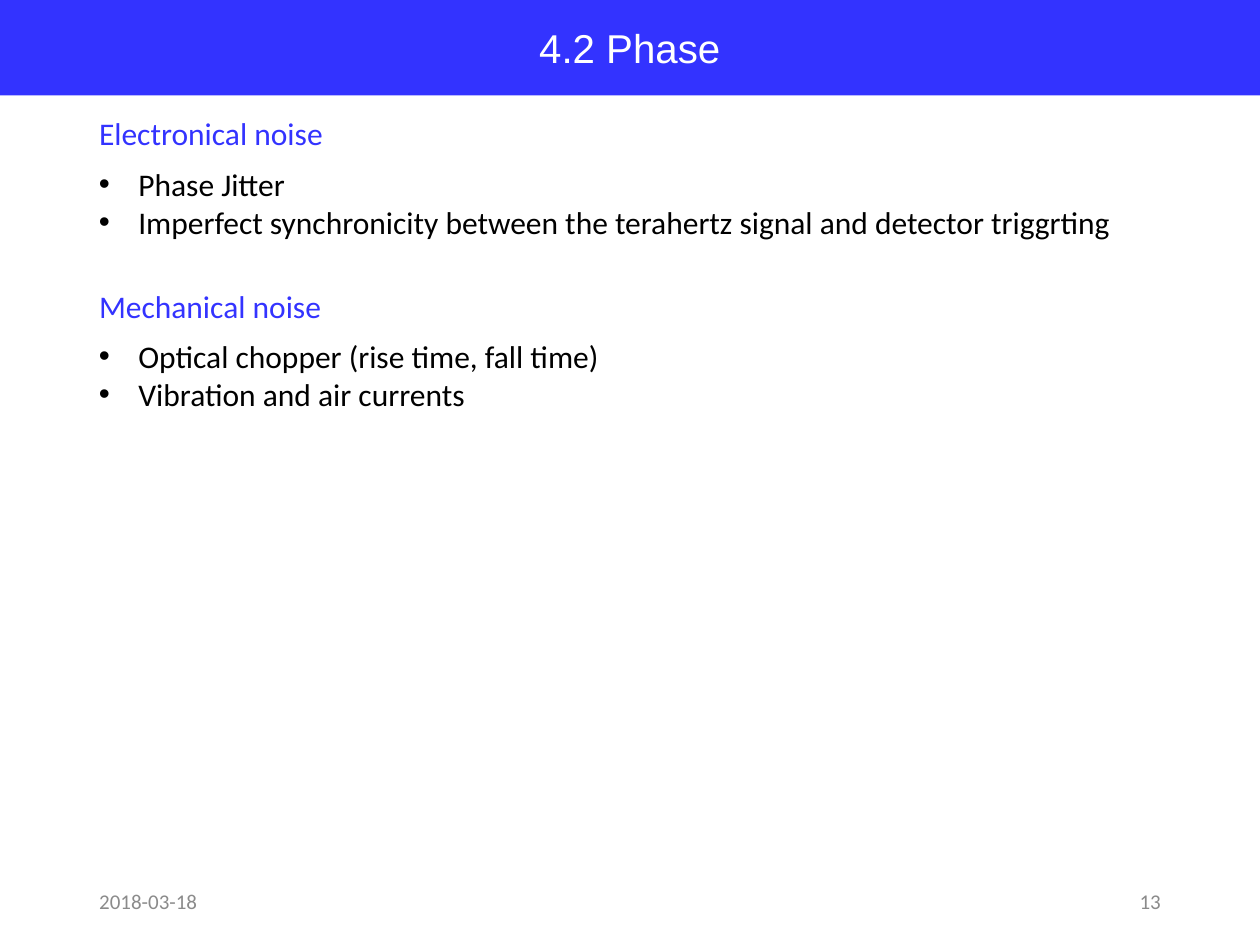
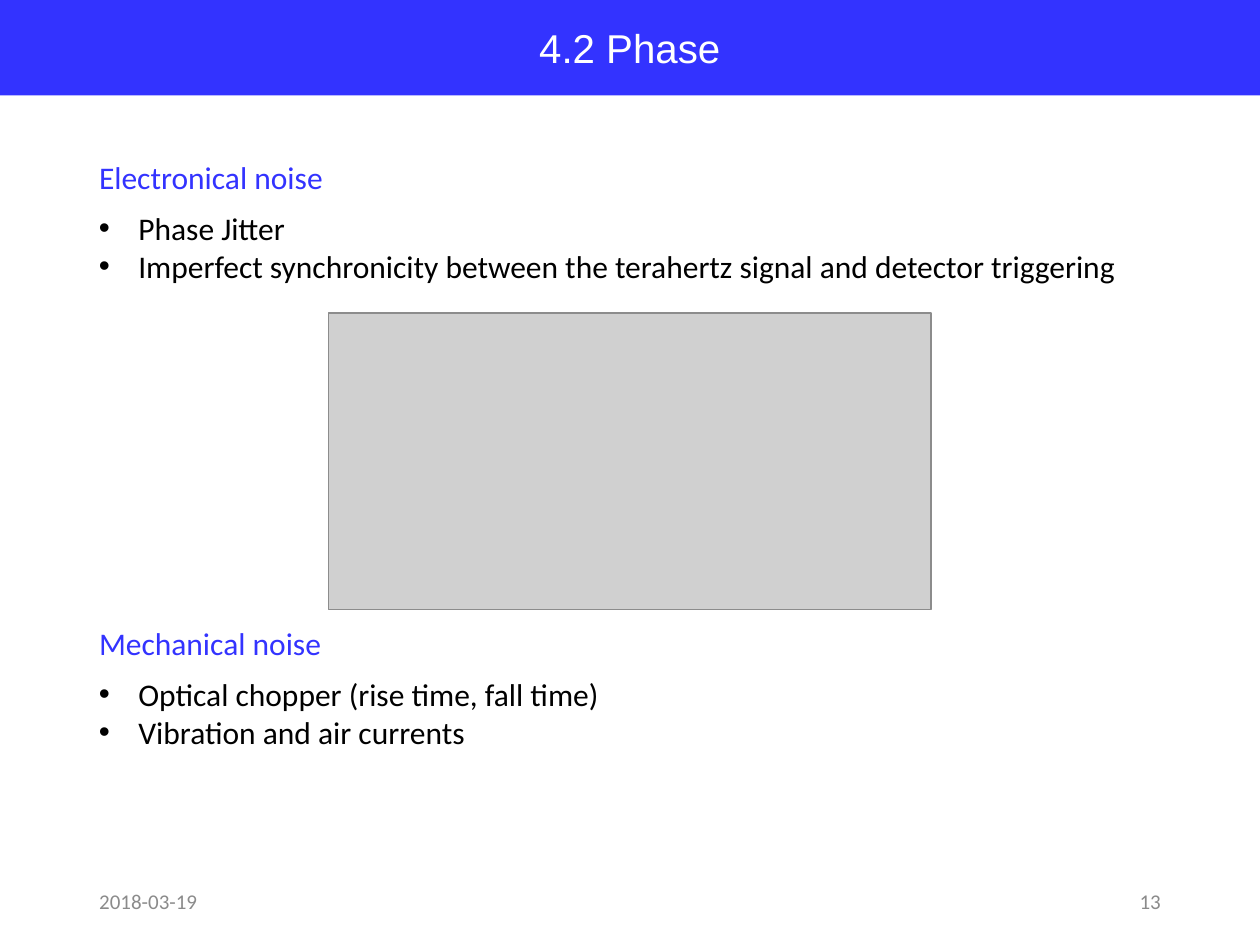
Before and after one commit to jglee96/NBTP_Lab, a slide deck: slide 13 of Terahertz Metrology/Ch3/Terahertz Metrology_Ch3.pptx. Drawn at 1260x945 pixels with LibreOffice and Linux fonts; fonts in the diff are those of the drawing; grey boxes stand for pictures. Boxes give left, top, right and bottom in pixels: in the first picture for what was removed or moved away, otherwise in the second. Text is boxed around its words. In the diff, an @@ line names an element or a change of style, - is before the commit and + after.

```diff
--- a/Terahertz Metrology/Ch3/Terahertz Metrology_Ch3.pptx
+++ b/Terahertz Metrology/Ch3/Terahertz Metrology_Ch3.pptx
@@ text "Electronical noise": place and size @@
-text "Electronical noise" at [99,123,322,146]
+text "Electronical noise" at [99,167,322,190]
@@ text "Phase Jitter": place and size @@
-text "Phase Jitter" at [138,174,1109,240]
+text "Phase Jitter" at [138,218,1114,284]
@@ text at [138,256,1114,284]: text changed @@
-• Imperfect synchronicity between the terahertz signal and detector triggrting
+• Imperfect synchronicity between the terahertz signal and detector triggering
@@ picture added at [329,312,931,609] @@
@@ text "Mechanical noise": place and size @@
-text "Mechanical noise" at [99,296,321,319]
+text "Mechanical noise" at [99,633,321,656]
@@ text "Optical chopper (rise time, fall ...": place and size @@
-text "Optical chopper (rise time, fall ..." at [138,345,598,407]
+text "Optical chopper (rise time, fall ..." at [138,683,598,745]
@@ text at [99,895,197,909]: text changed @@
-2018-03-18
+2018-03-19
```
Also in this commit, not shown: 18 other slides changed, 1 slide removed, 6 other files.
